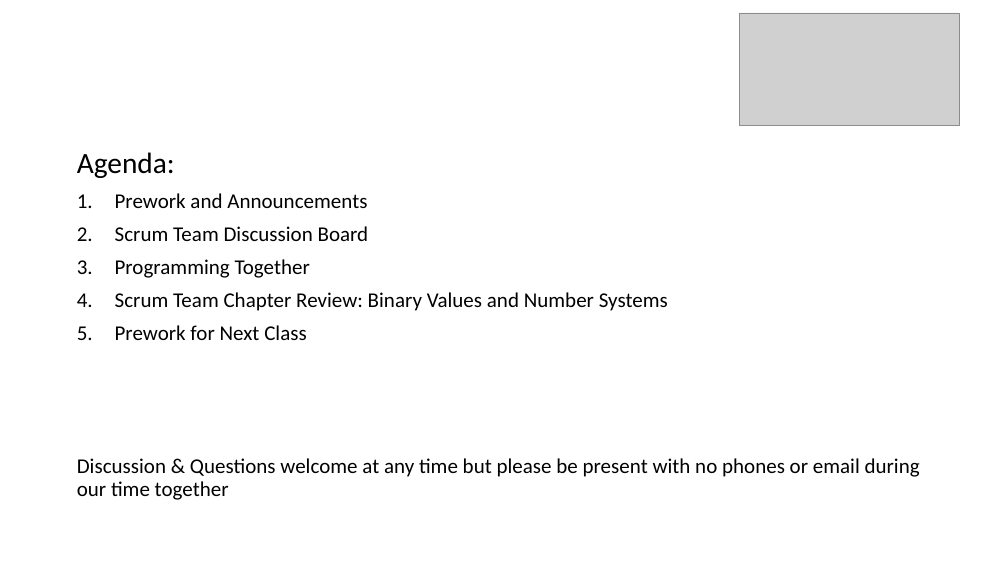
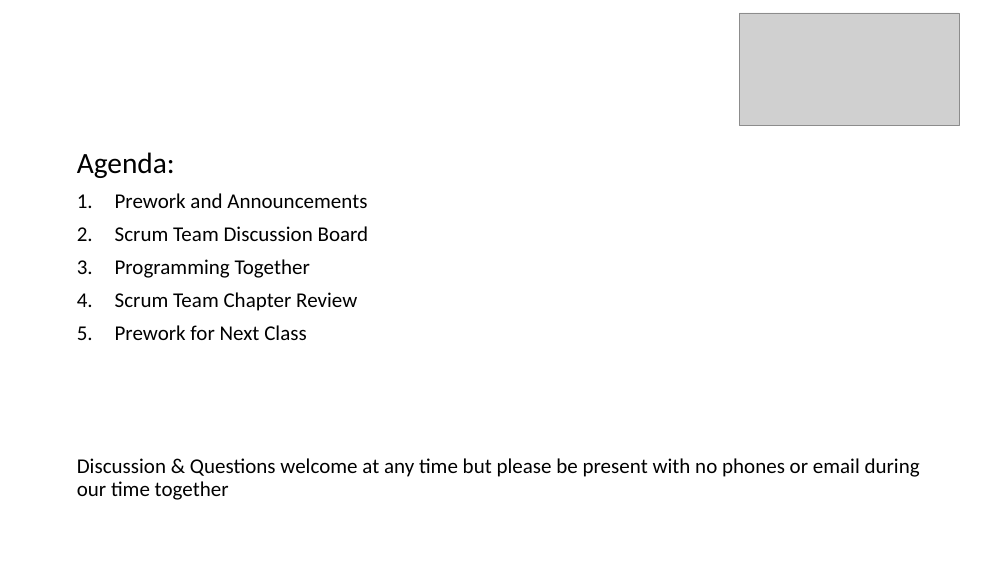
Before and after one commit to EricJPogue/2021-fall-slides, a slide deck: slide 4 of 2021-02-05-oop.pptx. Drawn at 1008x567 pixels with LibreOffice and Linux fonts; fonts in the diff are those of the drawing; grey boxes stand for pictures. Boxes give left, top, right and bottom in pixels: in the first picture for what was removed or moved away, otherwise in the second. Text is boxed around its words. In the diff, an @@ line names an element or a change of style, - is before the commit and + after.

```diff
--- a/2021-02-05-oop.pptx
+++ b/2021-02-05-oop.pptx
@@ text at (x1=115, y1=292, x2=357, y2=311): text changed @@
-4. Scrum Team Chapter Review: Binary Values and Number Systems
+4. Scrum Team Chapter Review
```
Also in this commit, not shown: 1 other slide changed, 56 other files.
